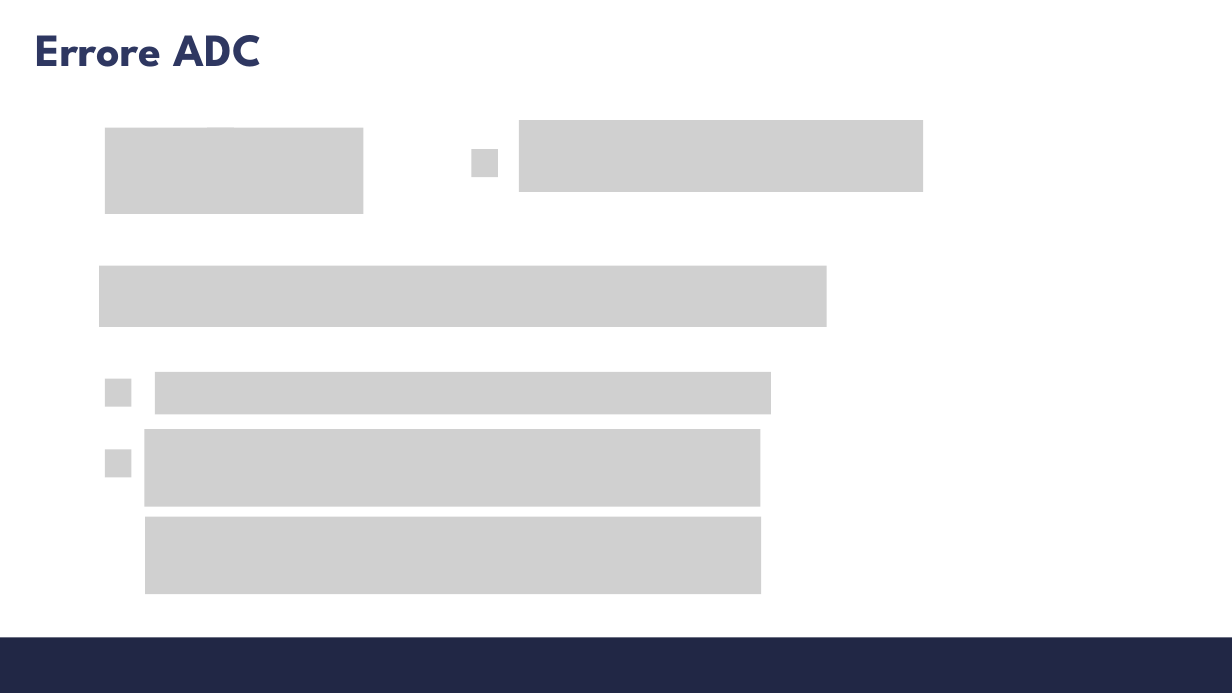
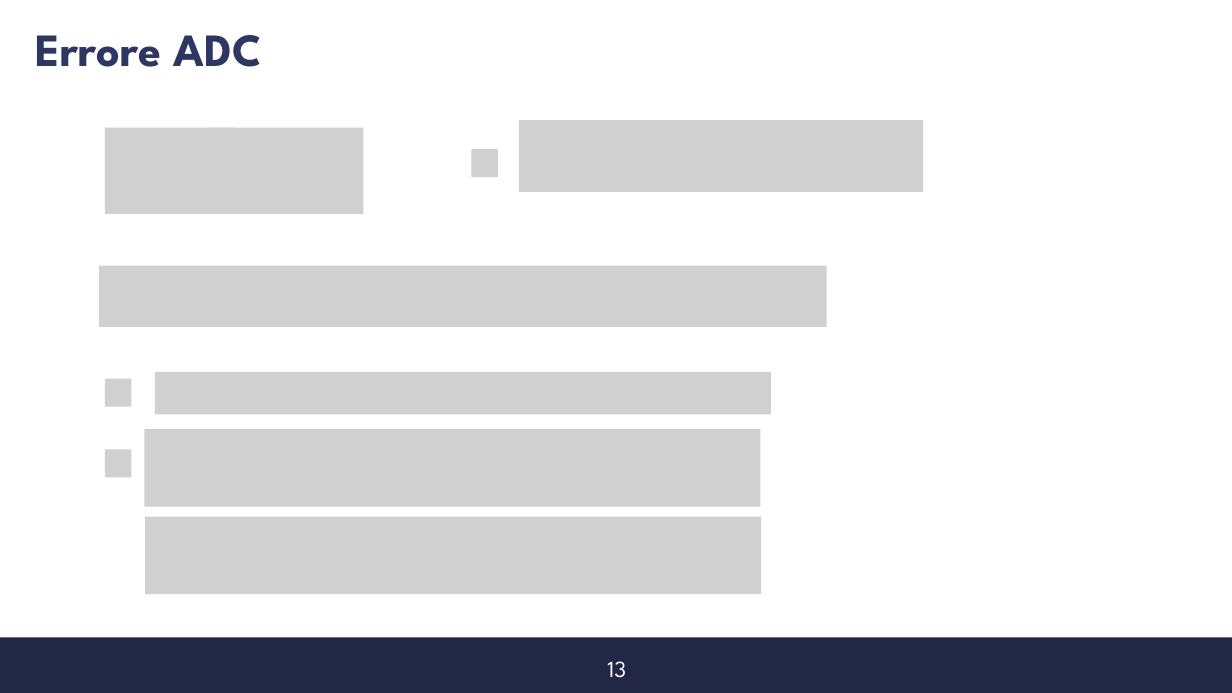
Before and after one commit to s347960/Presentazione, a slide deck: slide 13 of Presentazione_07_09 (1).pptx. Drawn at 1232x693 pixels with LibreOffice and Linux fonts; fonts in the diff are those of the drawing; grey boxes stand for pictures; background and template pictures are left out. Boxes give left, top, right and bottom in pixels: in the first picture for what was removed or moved away, otherwise in the second. Text is boxed around its words. In the diff, an @@ line names an element or a change of style, - is before the commit and + after.

```diff
--- a/Presentazione_07_09 (1).pptx
+++ b/Presentazione_07_09 (1).pptx
@@ text added at <box>607,661,626,678</box>, 18 pt, text #FFFFFF @@
+13
```
Also in this commit, not shown: 16 other slides changed, 4 slides added, 2 slides removed.
